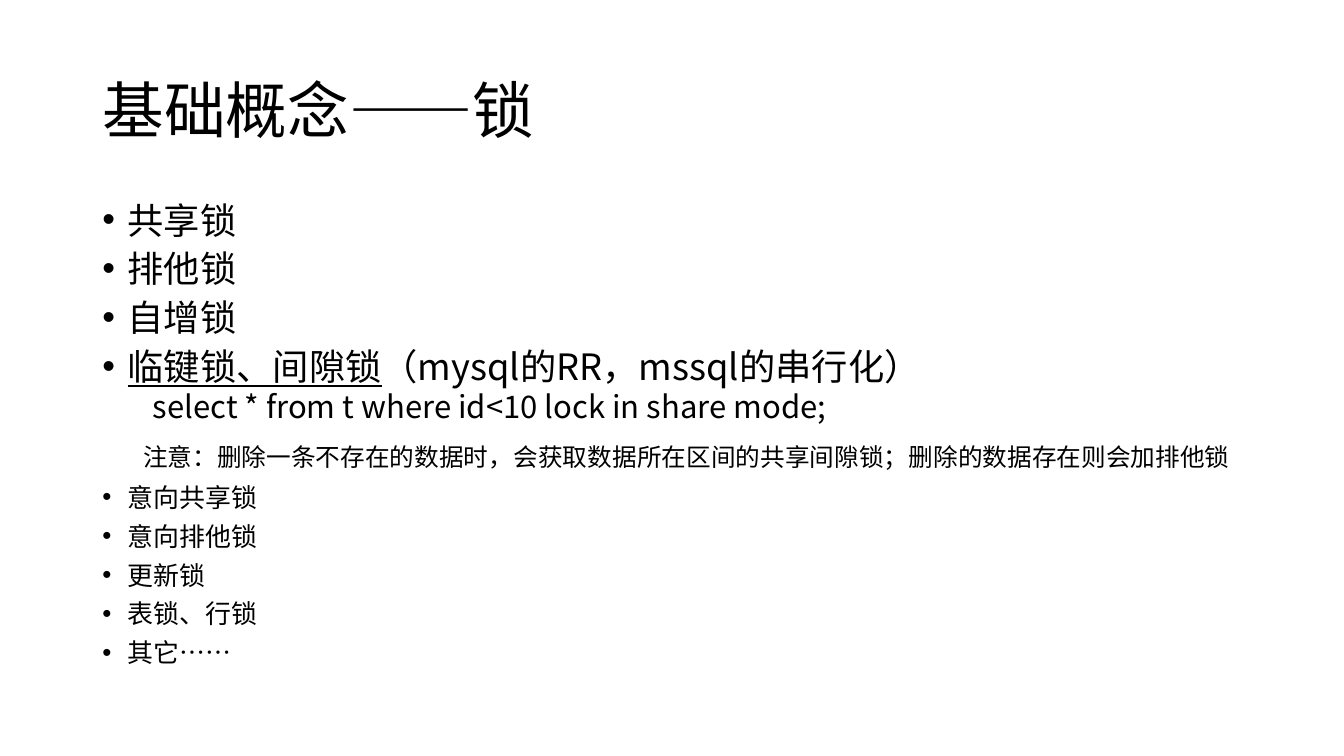
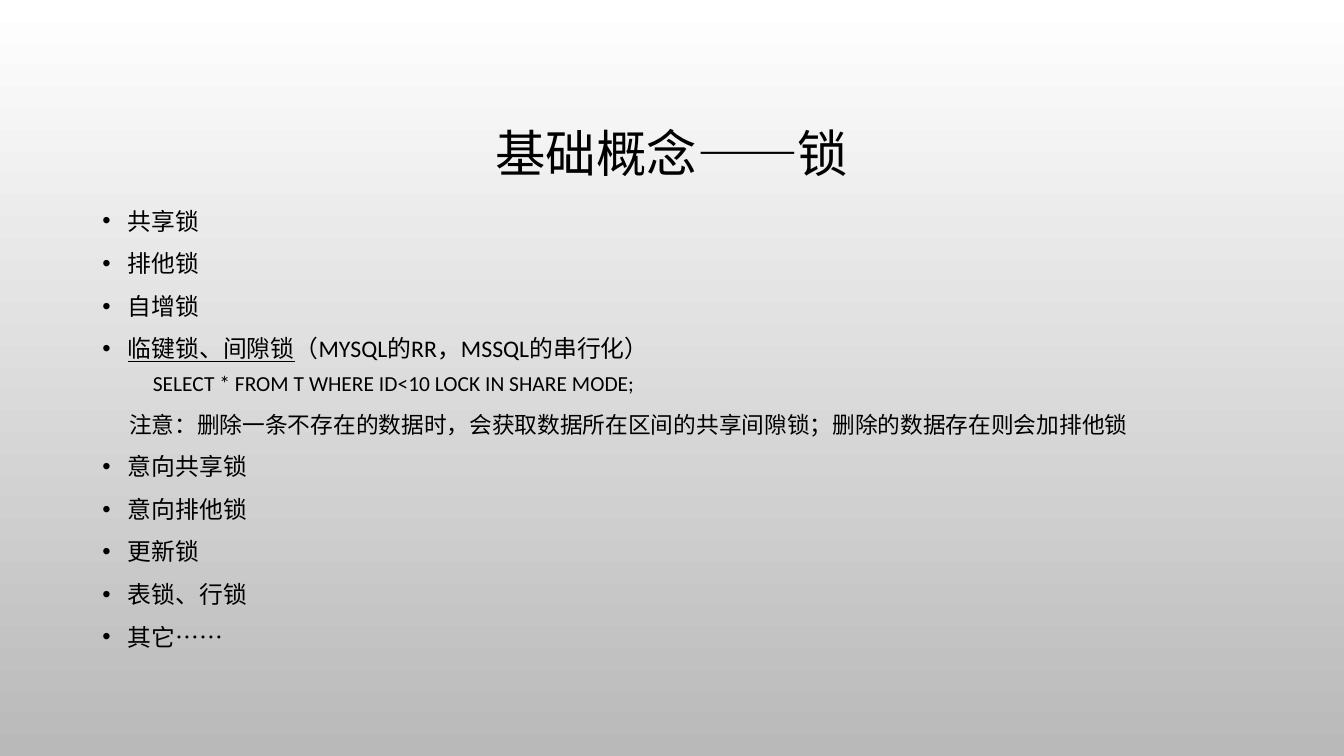
Before and after one commit to jaspone/notes, a slide deck: slide 12 of mysql分享.pptx (slide 11 before the commit). Drawn at 1344x756 pixels with LibreOffice and Linux fonts; fonts in the diff are those of the drawing; background and template pictures are left out. Boxes give left, top, right and bottom in pixels: in the first picture for what was removed or moved away, otherwise in the second. Text is boxed around its words. In the diff, an @@ line names an element or a change of style, - is before the commit and + after.

```diff
--- a/mysql分享.pptx
+++ b/mysql分享.pptx
@@ background #FFFFFF to picture (left out) @@
@@ title "基础概念——锁": place and size @@
-title "基础概念——锁" at bbox=[102, 80, 534, 138]
+title "基础概念——锁" at bbox=[496, 129, 849, 176]
@@ title "基础概念——锁" at bbox=[496, 129, 849, 176]: size 44 to 36 pt, font Noto Sans CJK SC to Calibri; alignment left to centre @@
@@ text at bbox=[128, 210, 1127, 648]: size 25.9 to 17 pt in "共享锁", "排他锁", "自增锁"; font Noto Sans CJK SC to Calibri in "共享锁", "排他锁", "自增锁", "注意：删除一条不存在的数据时，会获取数据所在区间的共享间隙锁；删除的数据存在则会加排他锁" and 5 more places; size 17.6 to 16.1 pt in "注意：删除一条不存在的数据时，会获取数据所在区间的共享间隙锁；删除的数据存在则会加排他锁"; size 18.5 to 17 pt in "意向共享锁", "意向排他锁", "更新锁", "表锁、行锁" and 1 more places; line spacing 0.8 to 1 @@
@@ text at bbox=[128, 336, 649, 394]: text changed; size 22.2 to 15.3 pt; font Noto Sans CJK SC to Calibri @@
-• 临键锁、间隙锁（mysql的RR，mssql的串行化）
-  select * from t where id<10 lock in share mode;
+• 临键锁、间隙锁（MYSQL的RR，MSSQL的串行化）
+  SELECT * FROM T WHERE ID<10 LOCK IN SHARE MODE;
```
Also in this commit, not shown: 39 other slides changed, 1 slide added.
